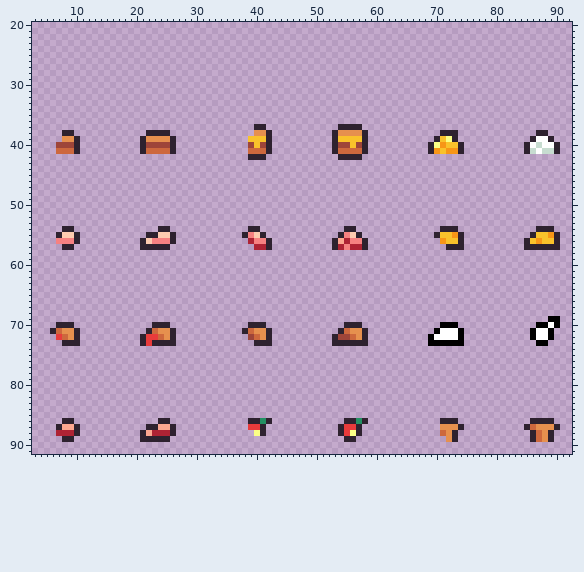
Edited in one commit: pixel-art file (Projects/TastyRoad/Assets/Sprites/foods.aseprite). Above, as it was before the edit.
96x96 pixels, 1 frame. Shown: x 3..92, y 20..91.
Now the later version:
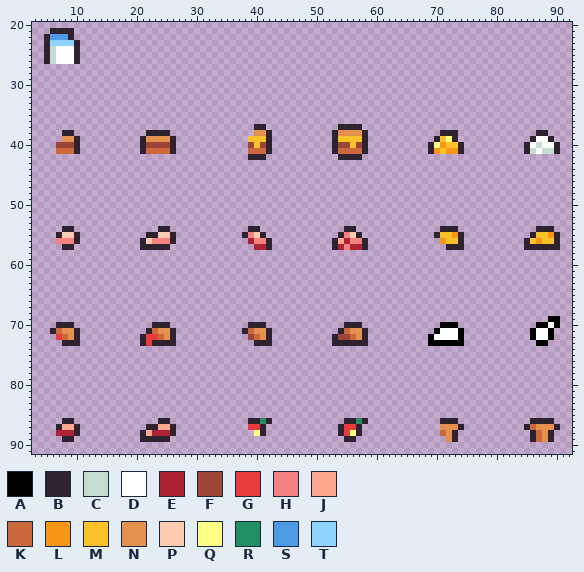
Palette (. is transparent): A #000000  B #2e222f  C #c7dcd0  D #ffffff  E #ae2334  F #9e4539  G #e83b3b  H #f68181  J #fca790  K #cd683d  L #f79617  M #f9c22b  N #e6904e  P #fdcbb0  Q #fbff86  R #239063  S #4d9be6  T #8fd3ff
Edits made:
--- layer "food"
@@ x 3..12 @@
 20 ..........
-21 ..........
-22 ..........
-23 ..........
-24 ..........
-25 ..........
-26 ..........
+21 ...BBBB...
+22 ..BSSSB...
+23 ..BTTTTB..
+24 ..BCDDDB..
+25 ..BCDDDB..
+26 ..BCDDDB..
 27 ..........
Pixel boxes of the changes (left, top, right, bottom) in both pictures:
added: (44, 28, 80, 64)
